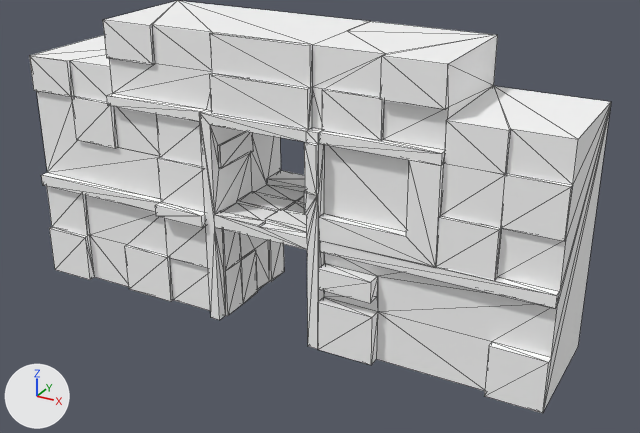
One commit to the glTF model Test/Resources/Building/building.gltf: the scene before it, then after it.
The view is the same before and after, from a 50 mm camera at (76.4, -129.6, 58.3) aimed at (5.7, -1.2, -6.0). Every picture has the same lights, and +X, +Y and +Z are marked at lower left. Mesh edges are drawn as thin lines.

In view in the first picture: 'たてもの'.
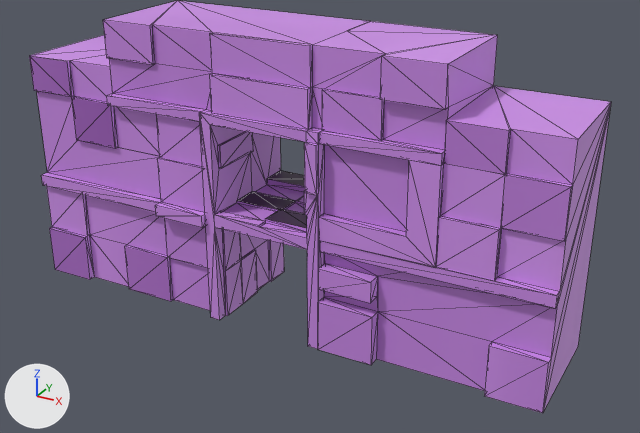
Changed parts and their boxes [x1, y1, x2, y2] in the pictures (640 x 433 px):
```json
{"object": "たてもの", "change": "surface changed", "before": [29, 1, 611, 413], "after": [29, 1, 611, 413], "on screen": "grey to purple"}
```

Scene script edits in JSON lines:
```json
{"op": "add", "block": "img_ssssss", "code": ["img_ssssss = load_image('ssssss', 'ssssss.png', 512, 362, 'sRGB')"]}
{"op": "remove", "block": "mat_tatemono", "code": "mat_tatemono.base_color = (1.0, 1.0, 1.0)  # white #ffffff"}
{"op": "add", "block": "mat_tatemono", "code": "mat_tatemono.texture = img_ssssss"}
```
